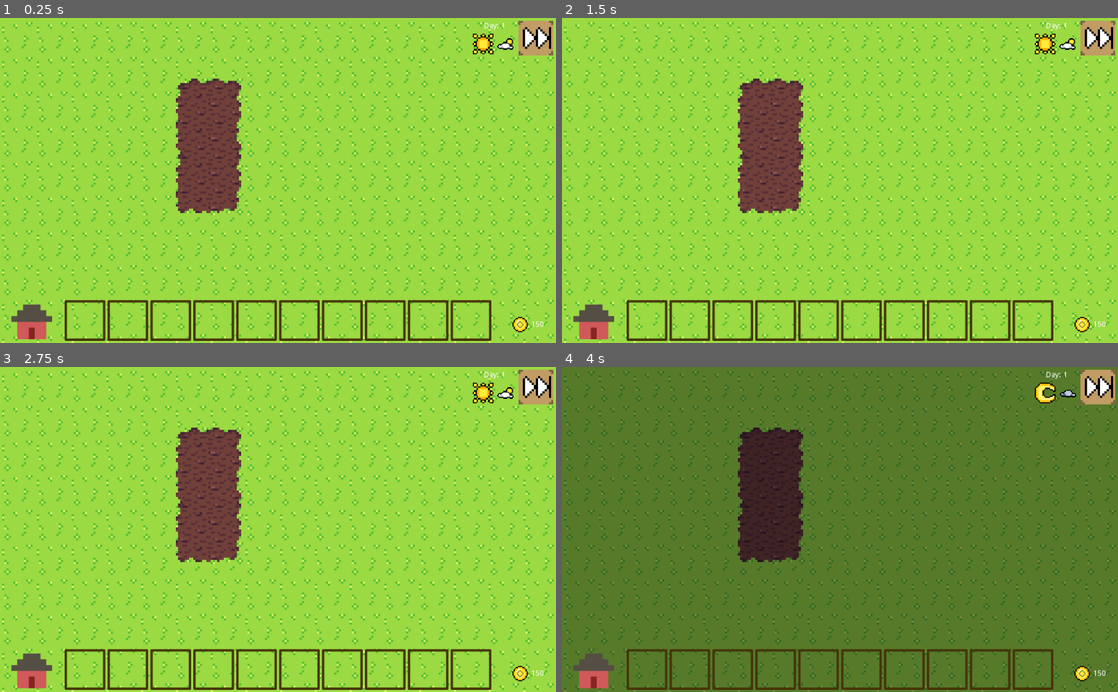
Above: before the commit, frames 1-4 (two rows, left to right).
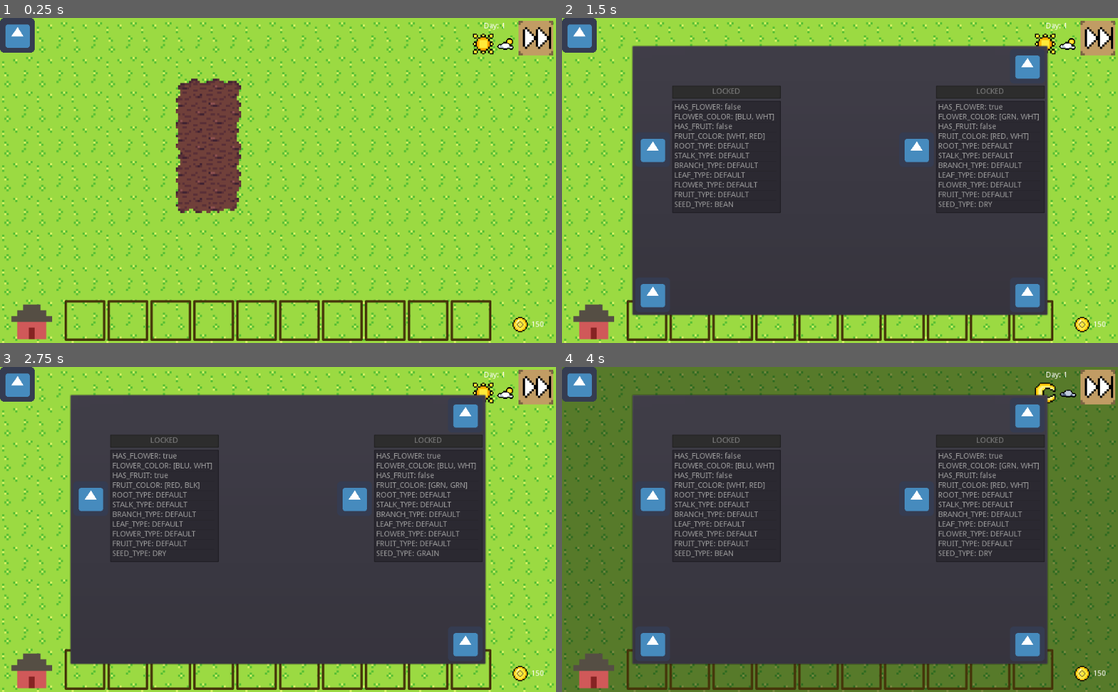
Above: after the commit, the same moments.

Repository: mrtheduts/GoGodotJam3
Game: Godot game, scene res://src/Main/Main.tscn
Two runs of this game, one before a commit and one after it. Both use one fixed random seed, a clock stepped at 60 frames per second and the inputs below. The engine's default icon, where the game draws it, is replaced by a stand-in: a white triangle on a blue panel in a dark square.
Inputs (mouse positions are in pixels of both pictures, inside the frame that each line leads up to):
- Up to frame 1 (0.25 s): no input
- Up to frame 2 (1.5 s): click (578, 34) at 0.52 s; click (1029, 294) at 1.27 s
- Up to frame 3 (2.75 s): click (88, 643) at 2.02 s
- Up to frame 4 (4 s): click (1029, 643) at 2.77 s; click (1095, 386) at 3.5 s

The runs differ from the first frame. In frame 1, 0.7% of the frame differs, in the area x 0-7%, y 0-11%; in frame 2, 63%, in the area x 0-88%, y 0-92%; in frame 3, 63%; in frame 4, 60%.

Commit message:
Plant index (#21)
* Add Plant Index stub

The Plant Index is the player's goal, to collect them all. The UI
part of the index is added as a stub here.

Part of the Plant Index task.

* Add Plant Index back end

Add the actual plant goal back end and use the index to list the
objective. Handle collecting plants.

* Save new plant name when changed by user

The plant name was so far editable but would not save the changes.
Now the changes are saved right when the text is changed.

Finishes the Plant Index basic task.

Diff:
--- a/project.godot
+++ b/project.godot
@@ -34,7 +34,7 @@
 "language": "GDScript",
 "path": "res://src/Singletons/Constants.gd"
 }, {
-"base": "RigidBody2D",
+"base": "Node2D",
 "class": "Flower",
 "language": "GDScript",
 "path": "res://src/CloseUpPlant/Flowers/Flower.gd"
@@ -43,6 +43,11 @@
 "class": "Fruit",
 "language": "GDScript",
 "path": "res://src/CloseUpPlant/Fruits/Fruit.gd"
+}, {
+"base": "MarginContainer",
+"class": "IndexEntry",
+"language": "GDScript",
+"path": "res://src/PlantIndex/IndexEntry/IndexEntry.gd"
 }, {
 "base": "RigidBody2D",
 "class": "Leaf",
@@ -59,6 +64,11 @@
 "language": "GDScript",
 "path": "res://src/Plant/Plant.gd"
 }, {
+"base": "PanelContainer",
+"class": "PlantIndex",
+"language": "GDScript",
+"path": "res://src/PlantIndex/PlantIndex.gd"
+}, {
 "base": "Reference",
 "class": "PlantTypes",
 "language": "GDScript",
@@ -68,6 +78,11 @@
 "class": "PopupWindow",
 "language": "GDScript",
 "path": "res://src/PopupDialog/PopupDialog.gd"
+}, {
+"base": "Node2D",
+"class": "Root",
+"language": "GDScript",
+"path": "res://src/CloseUpPlant/Roots/Roots.gd"
 }, {
 "base": "Node2D",
 "class": "Seed",
@@ -87,11 +102,14 @@
 "Constants": "",
 "Flower": "",
 "Fruit": "",
+"IndexEntry": "",
 "Leaf": "",
 "OverviewPlant": "",
 "Plant": "",
+"PlantIndex": "",
 "PlantTypes": "",
 "PopupWindow": "",
+"Root": "",
 "Seed": "",
 "Stalk": ""
 }
--- a/src/Plant/Plant.gd
+++ b/src/Plant/Plant.gd
@@ -15,6 +15,7 @@
 var overview_plant: OverviewPlant = null
 
 var type_hash: int = 0
+var phenotype_hash: int = 0
 var genetics: Dictionary = {}
 var phenotype: Dictionary = {}
 
@@ -23,6 +24,9 @@
 var watered_amount := Constants.MIN_WATERED_AMOUNT
 
 var value := 1
+
+var last_photo: Image = null
+var name: String = Constants.DEFAULT_PLANT_NAME
 
 func _init():
 	# Build empty genetics dict
@@ -72,6 +76,7 @@
 	type_hash = genetics.hash() # Regenerate id to reflect its DNA
 
 	_reveal_phenotype()
+	phenotype_hash = phenotype.hash()
 
 func meiosis() -> Dictionary:
 	var result := {}
--- /dev/null
+++ b/src/PlantIndex/IndexEntry/IndexEntry.gd
@@ -0,0 +1,49 @@
+extends MarginContainer
+class_name IndexEntry
+
+# References of the feature list, name label and texture rect
+onready var _feature_list: ItemList = $HBoxContainer/VBoxContainer/FeatureList
+onready var _name_edit: LineEdit = $HBoxContainer/VBoxContainer/Name
+onready var _image: TextureRect = $HBoxContainer/Photo
+
+var _plant: Plant = null
+
+func init_plant(plant: Plant):
+	_plant = plant
+	var features: Dictionary = plant.phenotype
+	var size = features.size()
+
+	clear_list()
+	set_list_size(size)
+
+	# Features
+	var item_string
+	var feat_keys = features.keys()
+	for i in size:
+		var key = feat_keys[i]
+		item_string = key + ": " + String(features[key])
+		add_feature(item_string)
+
+	# Name and photo
+	if PlayerState.check_plant(plant):
+		_name_edit.editable = true
+		_name_edit.text = plant.name
+
+		var texture = ImageTexture.new()
+		texture.create_from_image(plant.last_photo)
+		_image.texture = texture
+	else:
+		_name_edit.editable = false
+		_name_edit.text = Constants.LOCKED_PLANT_NAME
+
+func add_feature(text: String):
+	_feature_list.add_item(text)
+
+func set_list_size(size: int):
+	_feature_list.max_text_lines = size
+
+func clear_list():
+	_feature_list.clear()
+
+func _on_Name_text_changed(new_text: String) -> void:
+	_plant.name = new_text
--- /dev/null
+++ b/src/PlantIndex/IndexEntry/IndexEntry.tscn
@@ -0,0 +1,43 @@
+[gd_scene load_steps=3 format=2]
+
+[ext_resource path="res://icon.png" type="Texture" id=1]
+[ext_resource path="res://src/PlantIndex/IndexEntry/IndexEntry.gd" type="Script" id=2]
+
+[node name="IndexEntry" type="MarginContainer"]
+margin_top = 20.0
+margin_right = 40.0
+margin_bottom = 40.0
+script = ExtResource( 2 )
+
+[node name="HBoxContainer" type="HBoxContainer" parent="."]
+margin_right = 268.0
+margin_bottom = 228.0
+
+[node name="Photo" type="TextureRect" parent="HBoxContainer"]
+margin_right = 64.0
+margin_bottom = 228.0
+texture = ExtResource( 1 )
+stretch_mode = 6
+
+[node name="VBoxContainer" type="VBoxContainer" parent="HBoxContainer"]
+margin_left = 68.0
+margin_right = 268.0
+margin_bottom = 228.0
+
+[node name="Name" type="LineEdit" parent="HBoxContainer/VBoxContainer"]
+margin_right = 200.0
+margin_bottom = 24.0
+rect_min_size = Vector2( 0, 20 )
+align = 1
+
+[node name="FeatureList" type="ItemList" parent="HBoxContainer/VBoxContainer"]
+margin_top = 28.0
+margin_right = 200.0
+margin_bottom = 228.0
+rect_min_size = Vector2( 200, 200 )
+rect_clip_content = false
+size_flags_horizontal = 3
+size_flags_vertical = 3
+auto_height = true
+
+[connection signal="text_changed" from="HBoxContainer/VBoxContainer/Name" to="." method="_on_Name_text_changed"]
--- /dev/null
+++ b/src/PlantIndex/PlantIndex.gd
@@ -0,0 +1,65 @@
+extends PanelContainer
+class_name PlantIndex
+
+# Signal
+signal index_closed
+
+# State
+var _page: int = 2
+
+# Components
+onready var _back_button: TextureButton = $VBoxContainer/HBoxContainerBot/BackButton
+onready var _next_button: TextureButton = $VBoxContainer/HBoxContainerBot/NextButton
+onready var _page_1: IndexEntry = $VBoxContainer/HBoxContainerMid/Page1
+onready var _page_2: IndexEntry = $VBoxContainer/HBoxContainerMid/Page2
+
+func _ready():
+	update_entries()
+	update_buttons()
+
+func _on_CloseButton_pressed():
+	self.rect_pivot_offset = Vector2(0, 0)
+	$TweenClose.interpolate_property(
+		self, "rect_scale",
+		self.rect_scale, Vector2(0, 0),
+		0.25, $TweenClose.TRANS_SINE, $TweenClose.EASE_OUT
+	)
+
+	$TweenClose.interpolate_property(
+		self, "rect_position",
+		self.rect_position, Vector2.ZERO,
+		0.25, $TweenClose.TRANS_SINE, $TweenClose.EASE_OUT
+	)
+	$TweenClose.start()
+
+
+func _on_TweenClose_tween_all_completed():
+	emit_signal("index_closed")
+	self.queue_free()
+
+func _on_BackButton_pressed():
+	change_page(-2)
+	update_buttons()
+
+func _on_NextButton_pressed():
+	change_page(2)
+	update_buttons()
+
+func change_page(increment: int):
+	_page += increment
+	update_entries()
+
+func update_entries():
+	var entry = PlayerState.get_index_plant(_page - 2)
+	_page_1.init_plant(entry)
+	entry = PlayerState.get_index_plant(_page - 1)
+	_page_2.init_plant(entry)
+
+func update_buttons():
+	var first_page = bool(_page - 2)
+	_back_button.visible = first_page
+	_back_button.disabled = !first_page
+
+	var last_page = bool(Constants.INDEX_ENTRIES - _page)
+	_next_button.visible = last_page
+	_next_button.disabled = !last_page
--- /dev/null
+++ b/src/PlantIndex/PlantIndex.tscn
@@ -0,0 +1,78 @@
+[gd_scene load_steps=4 format=2]
+
+[ext_resource path="res://src/PlantIndex/PlantIndex.gd" type="Script" id=1]
+[ext_resource path="res://icon.png" type="Texture" id=2]
+[ext_resource path="res://src/PlantIndex/IndexEntry/IndexEntry.tscn" type="PackedScene" id=3]
+
+[node name="PlantIndex" type="PanelContainer"]
+anchor_left = 0.5
+anchor_top = 0.5
+anchor_right = 0.5
+anchor_bottom = 0.5
+margin_left = -384.0
+margin_top = -250.0
+margin_right = 384.0
+margin_bottom = 250.0
+script = ExtResource( 1 )
+
+[node name="TweenClose" type="Tween" parent="."]
+
+[node name="VBoxContainer" type="VBoxContainer" parent="."]
+margin_left = 7.0
+margin_top = 7.0
+margin_right = 761.0
+margin_bottom = 493.0
+
+[node name="HBoxContainerTop" type="HBoxContainer" parent="VBoxContainer"]
+margin_right = 754.0
+margin_bottom = 64.0
+alignment = 2
+
+[node name="CloseButton" type="TextureButton" parent="VBoxContainer/HBoxContainerTop"]
+margin_left = 690.0
+margin_right = 754.0
+margin_bottom = 64.0
+size_flags_horizontal = 9
+texture_normal = ExtResource( 2 )
+
+[node name="HBoxContainerMid" type="HBoxContainer" parent="VBoxContainer"]
+margin_top = 68.0
+margin_right = 754.0
+margin_bottom = 296.0
+size_flags_vertical = 3
+
+[node name="Page1" parent="VBoxContainer/HBoxContainerMid" instance=ExtResource( 3 )]
+margin_top = 0.0
+margin_right = 268.0
+margin_bottom = 228.0
+
+[node name="Page2" parent="VBoxContainer/HBoxContainerMid" instance=ExtResource( 3 )]
+margin_left = 486.0
+margin_top = 0.0
+margin_right = 754.0
+margin_bottom = 228.0
+size_flags_horizontal = 10
+
+[node name="HBoxContainerBot" type="HBoxContainer" parent="VBoxContainer"]
+margin_top = 422.0
+margin_right = 754.0
+margin_bottom = 486.0
+size_flags_horizontal = 11
+size_flags_vertical = 10
+
+[node name="BackButton" type="TextureButton" parent="VBoxContainer/HBoxContainerBot"]
+margin_right = 64.0
+margin_bottom = 64.0
+texture_normal = ExtResource( 2 )
+
+[node name="NextButton" type="TextureButton" parent="VBoxContainer/HBoxContainerBot"]
+margin_left = 690.0
+margin_right = 754.0
+margin_bottom = 64.0
+size_flags_horizontal = 10
+texture_normal = ExtResource( 2 )
+
+[connection signal="tween_all_completed" from="TweenClose" to="." method="_on_TweenClose_tween_all_completed"]
+[connection signal="pressed" from="VBoxContainer/HBoxContainerTop/CloseButton" to="." method="_on_CloseButton_pressed"]
+[connection signal="pressed" from="VBoxContainer/HBoxContainerBot/BackButton" to="." method="_on_BackButton_pressed"]
+[connection signal="pressed" from="VBoxContainer/HBoxContainerBot/NextButton" to="." method="_on_NextButton_pressed"]
--- a/src/Singletons/Constants.gd
+++ b/src/Singletons/Constants.gd
@@ -54,3 +54,8 @@
 # ITEMS
 const HOE_ITEM_ID : int = 1
 const SEED_ITEM_ID : int = 4
+
+# INDEX
+const LOCKED_PLANT_NAME: String = "LOCKED"
+const DEFAULT_PLANT_NAME: String = "New Plant"
+const INDEX_ENTRIES: int = 20
--- a/src/Singletons/PlayerState/PlayerState.gd
+++ b/src/Singletons/PlayerState/PlayerState.gd
@@ -19,6 +19,11 @@
 
 var _shop_items : Array = []
 var _shop_can_restock : bool = true
+
+# Game goal variables
+# Handles the plant list of the objective and its status (collected or not)
+var _plant_goal_list: Array = []
+var _plant_goal_status: Dictionary = {}
 
 onready var _is_editing_garden : bool = false
 onready var _is_planting_seed : bool = false
@@ -31,6 +36,11 @@
 			dict[String(slot)] = inventory_empty_slot()
 		_inventory = dict
 
+	if _plant_goal_list.empty():
+		for _i in range(Constants.INDEX_ENTRIES):
+			var plant = PlantFactory.gen_random_plant()
+			_plant_goal_list.append(plant)
+			_plant_goal_status[plant.phenotype_hash] = false
 
 func set_money(value: int) -> void:
 	_money = value
@@ -58,7 +68,9 @@
 		"parent" : get_parent().get_path(),
 		"money" : _money,
 		"stored_plants" : _stored_plants,
-		"inventory" : _inventory
+		"inventory" : _inventory,
+		"goal_plants" : _plant_goal_list,
+		"goal_status" : _plant_goal_status
 	}
 	return save_dict
 
@@ -67,6 +79,9 @@
 	print(stats)
 	_money = stats.money
 	_stored_plants = stats.stored_plants
+	_inventory = stats.inventory
+	_plant_goal_list = stats.goal_plants
+	_plant_goal_status = stats.goal_status
 
 func _on_UILayer_plant_sold(value: int):
 	add_money(value)
@@ -296,3 +311,20 @@
 
 func inventory_empty_slot() -> Dictionary:
 	return {"id": "0", "amount": 0, "seed_obj": null}
+
+func get_index_plant(index: int) -> Plant:
+	return _plant_goal_list[index]
+
+func collect_plant(plant: Plant, photo: Image) -> void:
+	if _plant_goal_status.has(plant.phenotype_hash):
+		_plant_goal_status[plant.phenotype_hash] = true
+		for p in _plant_goal_list:
+			if p.phenotype_hash == plant.phenotype_hash:
+				p.last_photo = photo
+				return
+
+func check_plant(plant: Plant) -> bool:
+	if _plant_goal_status.has(plant.phenotype_hash):
+		return _plant_goal_status[plant.phenotype_hash]
+	else:
+		return false
--- a/src/UI/CombineAnimation/CombineAnimation.gd
+++ b/src/UI/CombineAnimation/CombineAnimation.gd
@@ -12,7 +12,7 @@
 func _process(delta):
 	$Lights/Light2D.rotation_degrees += delta * rotation_speed
 
-func init(plant: Plant, center: Vector2):
+func init(plant, center: Vector2):
 	$Display/Seed.init_seed(plant)
 	$Display/Seed.position = center
 	$Lights/Light2D.position = center
--- /dev/null
+++ b/src/UI/OpenPlantIndex/OpenPlantIndex.gd
@@ -0,0 +1,6 @@
+extends MarginContainer
+
+signal open_index
+
+func _on_IndexButton_pressed():
+	emit_signal("open_index")
--- /dev/null
+++ b/src/UI/OpenPlantIndex/OpenPlantIndex.tscn
@@ -0,0 +1,16 @@
+[gd_scene load_steps=3 format=2]
+
+[ext_resource path="res://icon.png" type="Texture" id=1]
+[ext_resource path="res://src/UI/OpenPlantIndex/OpenPlantIndex.gd" type="Script" id=2]
+
+[node name="OpenPlantIndex" type="MarginContainer"]
+margin_right = 40.0
+margin_bottom = 40.0
+script = ExtResource( 2 )
+
+[node name="IndexButton" type="TextureButton" parent="."]
+margin_right = 64.0
+margin_bottom = 64.0
+texture_normal = ExtResource( 1 )
+
+[connection signal="pressed" from="IndexButton" to="." method="_on_IndexButton_pressed"]
--- a/src/UI/UILayer.gd
+++ b/src/UI/UILayer.gd
@@ -5,19 +5,21 @@
 extends CanvasLayer
 
 # Signals
-signal photo_took
+
 signal remove_plant
 signal combine_crop
 
 var POPUP_SCENE = preload("res://src/PopupDialog/PopupDialog.tscn")
 var CLOSE_UP_SOIL_SCENE = preload("res://src/CloseUpPlot/CloseUpPlot.tscn")
 var COMBINE_ANIMATION_SCENE = preload("res://src/UI/CombineAnimation/CombineAnimation.tscn")
+var INDEX_SCENE = preload("res://src/PlantIndex/PlantIndex.tscn")
 
 var SHOP_SCENE_PATH : String = "res://src/Shop/Shop.tscn"
 var MAIN_SCENE_PATH : String = "res://src/Main/Main.tscn"
 
 var active_scene : String = ""
 var opened_plants := {}
+var index_opened: bool = false
 
 func _ready():
 	if get_tree().get_current_scene().get_name() == "Shop":
@@ -38,7 +40,7 @@
 	add_child(combine_animation)
 
 
-func _on_Garden_show_close_up_plant(plant: Plant):
+func _on_Garden_show_close_up_plant(plant):
 	if (opened_plants.has(plant)):
 		return
 
@@ -66,7 +68,7 @@
 	popup_window.show_scene(close_up_plot)
 
 func _on_PopupWindow_photo_button_clicked(plant: Plant, photo: Image):
-	emit_signal("photo_took", plant, photo)
+	PlayerState.collect_plant(plant, photo)
 
 func _on_PopupWindow_sell_button_clicked(plant: Plant):
 	PlayerState.add_money(plant.value)
@@ -88,3 +90,13 @@
 		get_tree().change_scene(SHOP_SCENE_PATH)
 	else:
 		get_tree().change_scene(MAIN_SCENE_PATH)
+
+func _on_OpenPlantIndex_open_index():
+	if not index_opened:
+		var index: PlantIndex = INDEX_SCENE.instance()
+		Utils.conn_nodes(index, "index_closed", self, "_on_OpenPlantIndex_index_closed")
+		add_child(index)
+		index_opened = true
+
+func _on_OpenPlantIndex_index_closed():
+	index_opened = false
--- a/src/UI/UILayer.tscn
+++ b/src/UI/UILayer.tscn
@@ -1,10 +1,11 @@
-[gd_scene load_steps=6 format=2]
+[gd_scene load_steps=7 format=2]
 
 [ext_resource path="res://src/UI/UILayer.gd" type="Script" id=1]
 [ext_resource path="res://src/UI/Money/Money.tscn" type="PackedScene" id=2]
 [ext_resource path="res://src/UI/WorldUI/WorldUI.tscn" type="PackedScene" id=3]
 [ext_resource path="res://src/UI/PlayerInventory/PlayerInventory.tscn" type="PackedScene" id=4]
 [ext_resource path="res://raw_assets/images/ui/shop_icon.png" type="Texture" id=5]
+[ext_resource path="res://src/UI/OpenPlantIndex/OpenPlantIndex.tscn" type="PackedScene" id=6]
 
 [node name="UILayer" type="CanvasLayer"]
 script = ExtResource( 1 )
@@ -39,4 +40,9 @@
 margin_bottom = 0.799988
 texture_normal = ExtResource( 5 )
 
+[node name="OpenPlantIndex" parent="." instance=ExtResource( 6 )]
+margin_right = 64.0
+margin_bottom = 64.0
+
 [connection signal="pressed" from="Store" to="." method="_on_Store_pressed"]
+[connection signal="open_index" from="OpenPlantIndex" to="." method="_on_OpenPlantIndex_open_index"]
